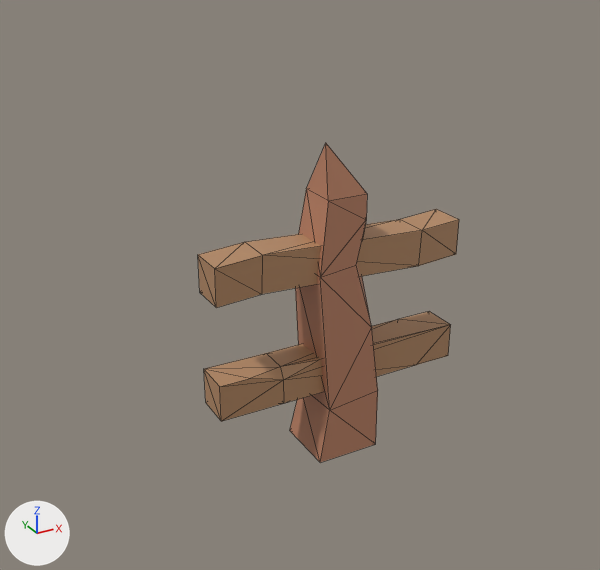
Two versions of the glTF model assets/models/infra/fence_2.glb, one commit apart.
One viewpoint serves both versions: a 50 mm camera at (-2.86, -4.68, 3.7) aimed at (-0.3, -0.02, 1.37). The lights are fixed; the arrows at lower left show +X, +Y and +Z. The picture after the commit comes second. Mesh edges are drawn as thin lines. Vertices at exactly the same position are counted once.

Objects in the first picture: 'fence_2'.
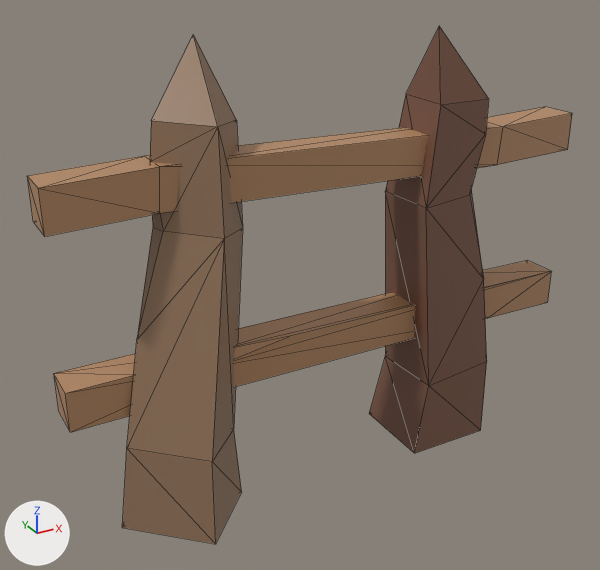
The change, as a list of edits to the scene's bpy script:
```text
Add mat_fence_post_2:
    mat_fence_post_2 = principled_material('fence_post_2')
    mat_fence_post_2.base_color = (0.286, 0.173, 0.101)  # brown #927359
Add mat_fence_post_5:
    mat_fence_post_5 = principled_material('fence_post_5')
    mat_fence_post_5.base_color = (0.197, 0.0908, 0.0565)  # brown #7b5543
Change me_cube_008:
    used by ob_fence_2; location = (0.0, 0.0, 0.998); scale = (0.247, 0.241, 1.0)
    remove me_cube_008.from_pydata(...)  # 57 vertices, 102 faces; spans x -3.98..3.98, y -1.0..1.0, z -1.0..1.37
    add me_cube_008.from_pydata(...)  # 77 vertices, 138 faces; spans x -3.98..3.98, y -1.28..0.72, z -1.06..0.5
    me_cube_008 part 1: the loose piece of 16 vertices spanning x -3.98..3.98, y -0.59..0.59, z 0.37..0.7 is scaled about its middle by (1, 0.5, 0.5), then moved by (0.0, 0.0, -0.45)
    me_cube_008 part 2: the loose piece of 20 vertices spanning x -1.0..1.09, y -1.0..1.0, z -1.0..1.37 is scaled about its middle by 0.66, then moved by (1.74, -0.03, -0.46), in mat_fence_post_5 (brown #7b5543)
    me_cube_008 part 3: the loose piece of 21 vertices spanning x -3.98..3.98, y -0.57..0.57, z -0.47..-0.19 is rebuilt with 21 vertices and now spans x -3.98..3.98, y -0.29..0.31, z -0.62..-0.48
    me_cube_008 part 4: a new loose piece of 20 vertices spanning x -3.49..-1.37, y -1.28..0.72, z -1.06..0.5, in mat_fence_post_2 (brown #927359)
    remove me_cube_008.materials.append(mat_fence_post_4)  # orange #bb8163
    add me_cube_008.materials.append(mat_fence_post_2)  # brown #927359
    add me_cube_008.materials.append(mat_fence_post_5)  # brown #7b5543
Change ob_fence_2:
    ob_fence_2.location: (0.0, 0.0, 0.998) -> (0.0, 0.0, 2.035)
    ob_fence_2.scale: (0.247, 0.241, 1.0) -> (0.503, 0.491, 2.04)
```

Boxes (x1, y1, x2, y2) around the edits, measured in the pictures (600 x 570 px; the box of a moved part takes in the faces that stretch with it):
'fence_2', reshaped, moved, rescaled (108% wider, 62% taller)
    before: (198, 143, 459, 463)
    after: (27, 26, 572, 544)
part 1 of me_cube_008, moved or reshaped
    before: (198, 209, 459, 308)
    after: (27, 107, 572, 236)
part 2 of me_cube_008, moved or reshaped
    before: (290, 143, 378, 463)
    after: (369, 26, 489, 453)
part 3 of me_cube_008, rebuilt (101% wider, 56% taller)
    before: (204, 311, 451, 421)
    after: (54, 260, 552, 432)
part 4 of me_cube_008, added (brown)
    after: (122, 35, 243, 544)
